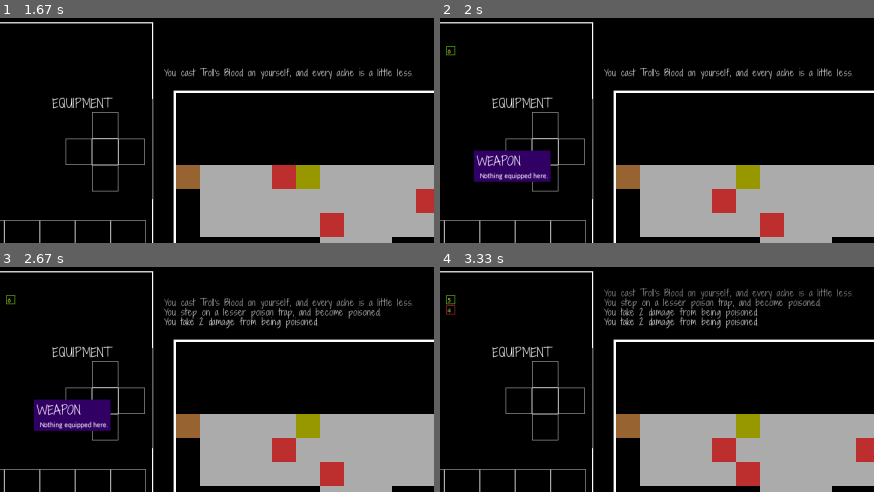
Above: before the commit, frames 1-4 (two rows, left to right).
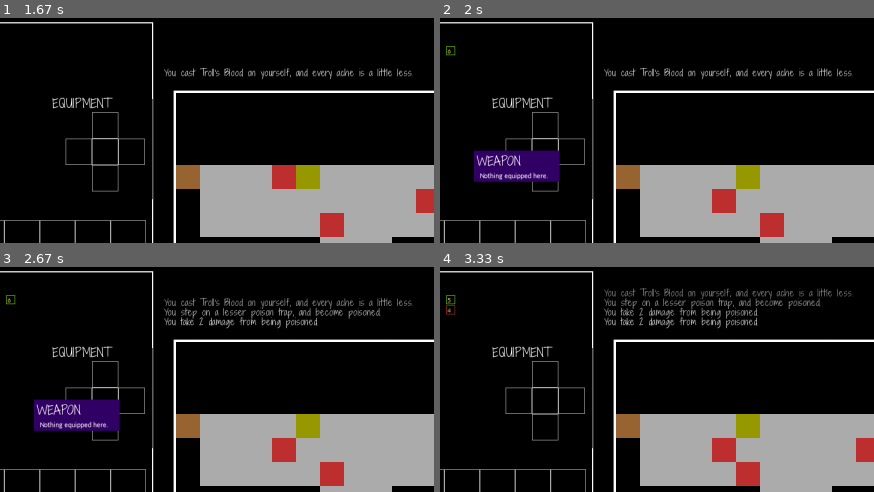
Above: after the commit, the same moments.

Repository: sohraub/untitled_pygame
Game: pygame game, started from main.py
The game is run twice, just before and just after one commit, with the same random seed, the same clock (stepped at 60 frames per second) and the same inputs.
Inputs (mouse positions are % of the whole screen's width and height, from its top left):
- Up to frame 1 (1.67 s): hold Up 0.33-0.8 s; hold Right 0.83-1.47 s; tap 2 at 0.98 s; click (53, 67) at 1.6 s
- Up to frame 2 (2 s): move the mouse to (25, 29) at 1.83 s
- Up to frame 3 (2.67 s): click (25, 29) at 2.02 s; tap W at 2.33 s
- Up to frame 4 (3.33 s): hold Left from 3.07 s (still down); tap 1 at 3.22 s
The pictures show only the part of the screen within x 9-59%, y 0-50%; the shares and areas given below are measured in that part.

Frame 1 is identical in both runs. In frame 2, 0.3% of the frame differs, in the area x 25-28%, y 58-73%; in frame 3, 0.3%; in frame 4, nothing differs.

Commit message:
adjusted some numbers for tooltip auto-width and enemy level progressions

Diff:
--- a/element_lists/enemy_list.py
+++ b/element_lists/enemy_list.py
@@ -14,13 +14,13 @@
                   attributes={'str':5, 'dex':2, 'int': 1, 'end':3, 'vit':5, 'wis':1,},
                   flavour_text='Not used to seeing rats this big. The smell of decay and the patchiness of its fur '
                                'suggests some kind of disease.',
-                  level_up_dict={'str':0.8, 'dex':0.4, 'vit':0.8})
+                  level_up_dict={'str':0.8, 'dex':0.4, 'vit':1})
 
 skeleton = Enemy(display_name='Skeleton', name='skeleton',
                  attributes={'str':6, 'dex':3, 'int':2, 'end':3, 'vit':6, 'wis':2},
                  flavour_text="The stories you've heard don't do the real thing any justice. Rotten pieces of meat "
                               "are visible and pungent, still attached to the bone.",
-                 level_up_dict={'str':0.8, 'dex':0.4, 'vit':0.8})
+                 level_up_dict={'str':0.8, 'dex':0.4, 'vit':1})
 
 
 # Enemies will be grouped by tier, and when enemies are generated, the Game class will pull randomly
--- a/rendering/window_renderer.py
+++ b/rendering/window_renderer.py
@@ -80,16 +80,16 @@
     longest line between the body strings and header string, account for font size as well.
     """
     if auto_height:
-        auto_height = (font_size + 4) * len(body_strings)  # Add 4 to account for whitespace between lines.
-        auto_height += 35 if header_string is not None else 10
-        rect_dimensions = (rect_dimensions[0], rect_dimensions[1], rect_dimensions[2], auto_height)
+        height = (font_size + 4) * len(body_strings)  # Add 4 to account for whitespace between lines.
+        height += 35 if header_string is not None else 10
+        rect_dimensions = (rect_dimensions[0], rect_dimensions[1], rect_dimensions[2], height)
     if auto_width:
         max_width = 0
         for line in body_strings:
             if type(line) == tuple:  # Handle cases where body string is a tuple of (string, color)
                 line = line[0]
             # Multiple font_size by 0.5 since letters are approx. half as wide as they are tall.
-            max_width = max(max_width, len(line) * (0.45 * font_size))
+            max_width = max(max_width, len(line) * (0.5 * font_size))
         max_width = max(max_width, len(header_string) * 12) if header_string is not None else max_width
         rect_dimensions = (rect_dimensions[0], rect_dimensions[1], max_width, rect_dimensions[3])
 
